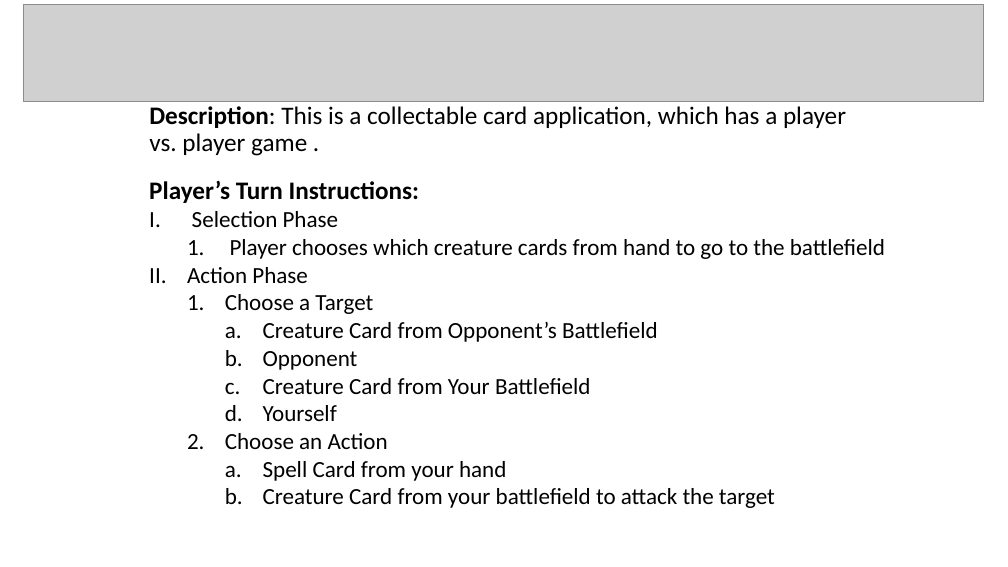
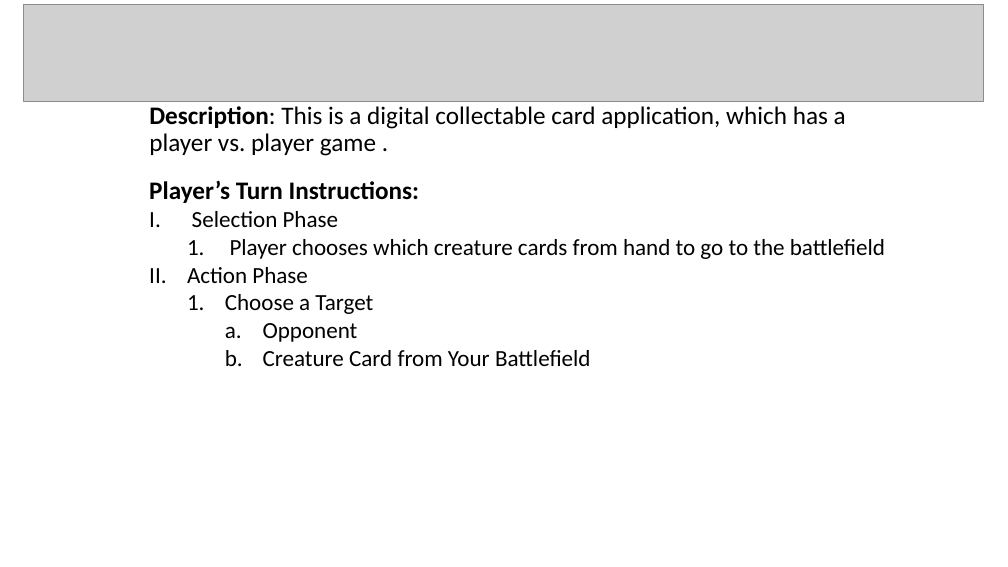
Before and after one commit to klimapaige/gods, a slide deck: slide 2 of Cards War of the Gods.pptx. Drawn at 1008x567 pixels with LibreOffice and Linux fonts; fonts in the diff are those of the drawing; grey boxes stand for pictures; background and template pictures are left out. Boxes give left, top, right and bottom in pixels: in the first picture for what was removed or moved away, otherwise in the second. Text is boxed around its words. In the diff, an @@ line names an element or a change of style, - is before the commit and + after.

```diff
--- a/Cards War of the Gods.pptx
+++ b/Cards War of the Gods.pptx
@@ subtitle at bbox=[149, 106, 846, 156]: text changed @@
-Description: This is a collectable card application, which has a player vs. player game .
+Description: This is a digital collectable card application, which has a player vs. player game .
@@ text at bbox=[263, 322, 658, 342]: paragraph removed @@
-    a. Creature Card from Opponent’s Battlefield
@@ text at bbox=[225, 405, 775, 508]: paragraphs removed @@
-    d. Yourself
-  2. Choose an Action
-    a. Spell Card from your hand
-    b. Creature Card from your battlefield to attack the target
```
Also in this commit, not shown: 1 other slide changed, 3 other files.
